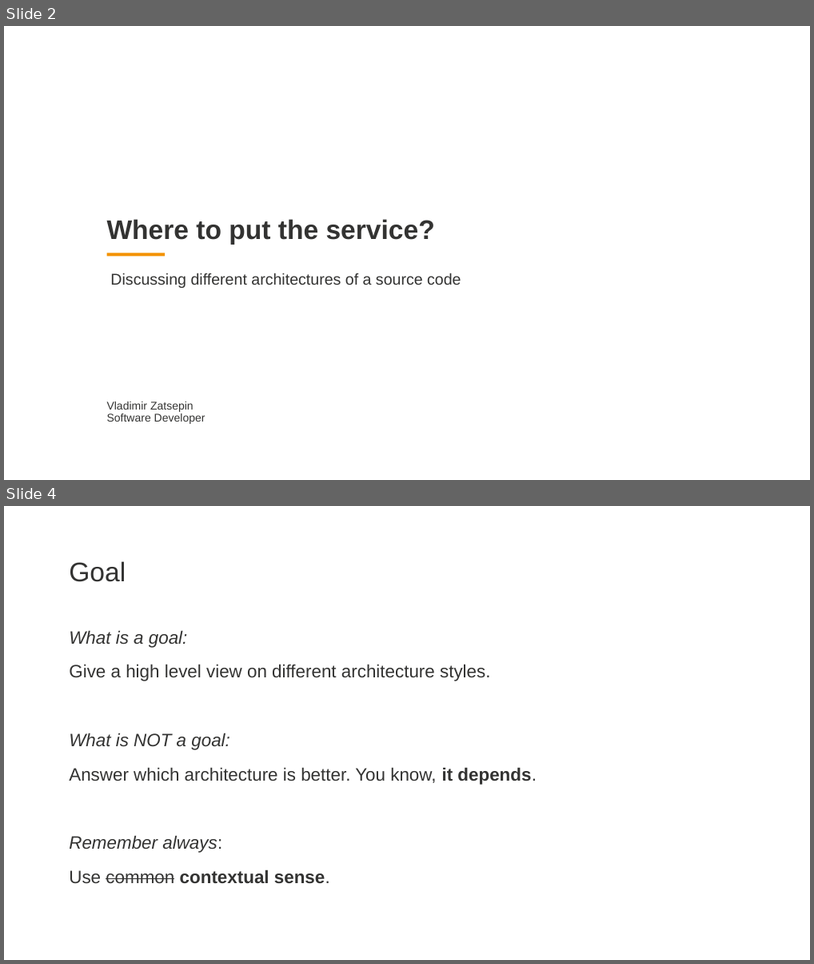
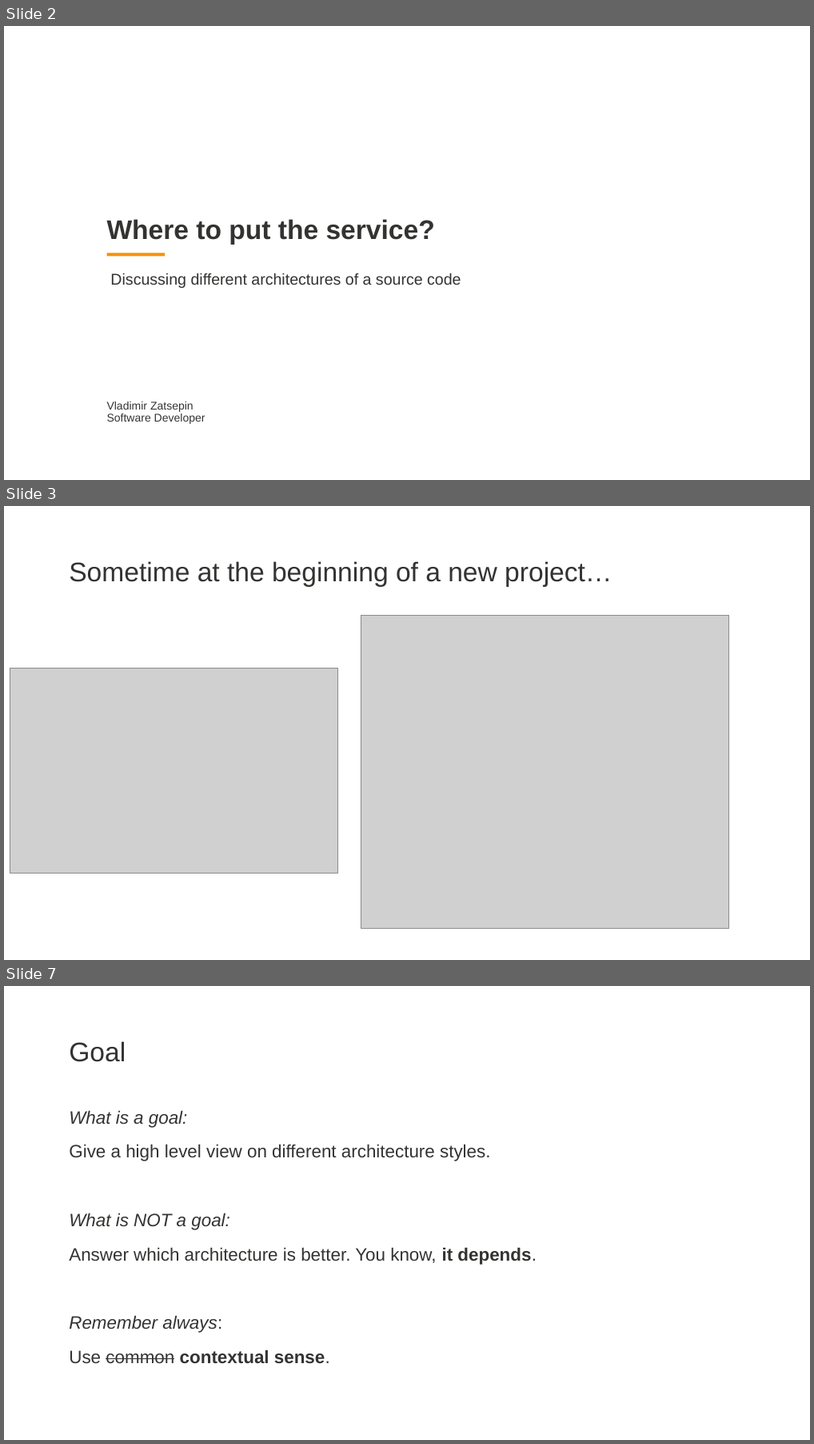
Before and after one commit to zatsepinvl/where-to-put-the-service, a slide deck: Where to put the service.pptm. Shown one above the other, each under a label of ours: slides 2 and 4 before the commit, slides 2, 3 and 7 after it; the slides between them are not shown. The pictures are 814x964 and 814x1444 pixels, drawn with LibreOffice and Linux fonts; fonts in the diff are those of the drawing; grey boxes stand for pictures; background and template pictures are left out. Boxes give left, top, right and bottom in pixels: in the first picture for what was removed or moved away, otherwise in the second. Text is boxed around its words. In the diff, an @@ line names an element or a change of style, - is before the commit and + after.

```diff
--- a/Where to put the service.pptm
+++ b/Where to put the service.pptm
@@ slide 3 added at (4,506,810,960), background #FFFFFF @@
@@ title added at (69,561,612,586), 48 pt, text #333332 @@
+Sometime at the beginning of a new project…
@@ picture added at (361,616,730,928) @@
@@ picture added at (10,668,338,872) @@
@@ what was slide 4 is now slide 7 @@
```
Also in this commit, not shown: 5 slides changed, 5 other slides added, 2 slides removed, 12 other files.
